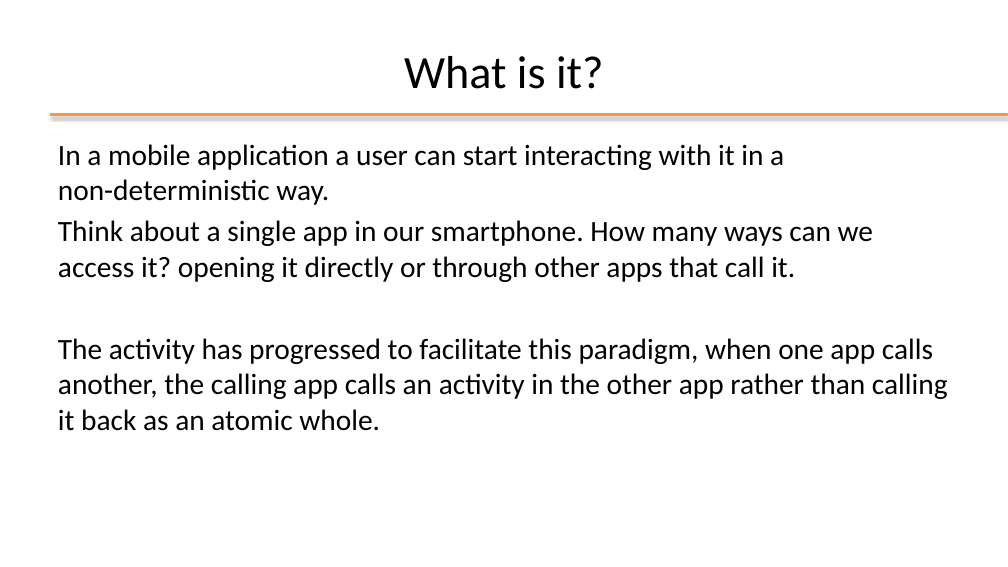
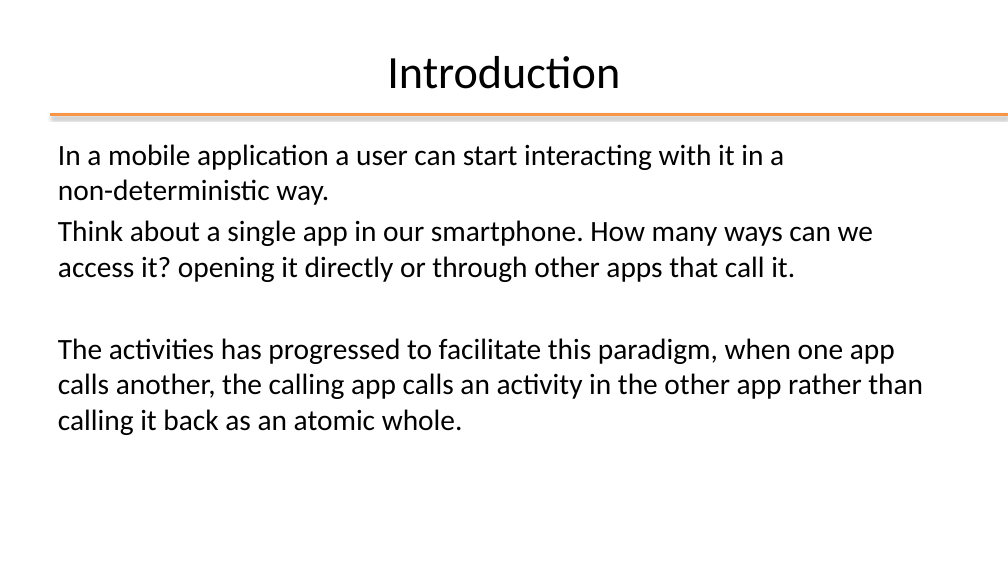
Before and after one commit to StePoli-00/Getting-started-with-Android, a slide deck: slide 3 of Slides/03-Key elements of application.pptx (slide 4 before the commit). Drawn at 1008x567 pixels with LibreOffice and Linux fonts; fonts in the diff are those of the drawing; background and template pictures are left out. Boxes give left, top, right and bottom in pixels: in the first picture for what was removed or moved away, otherwise in the second. Text is boxed around its words. In the diff, an @@ line names an element or a change of style, - is before the commit and + after.

```diff
--- a/Slides/03-Key elements of application.pptx
+++ b/Slides/03-Key elements of application.pptx
@@ title at (387, 56, 620, 89): text changed @@
-What is it?
+Introduction
@@ text at (58, 338, 923, 435): text changed @@
-The activity has progressed to facilitate this paradigm, when one app calls another, the calling app calls an activity in the other app rather than calling it back as an atomic whole.
+The activities has progressed to facilitate this paradigm, when one app calls another, the calling app calls an activity in the other app rather than calling it back as an atomic whole.
```
Also in this commit, not shown: 16 other slides changed, 13 slides added, 2 slides removed.
